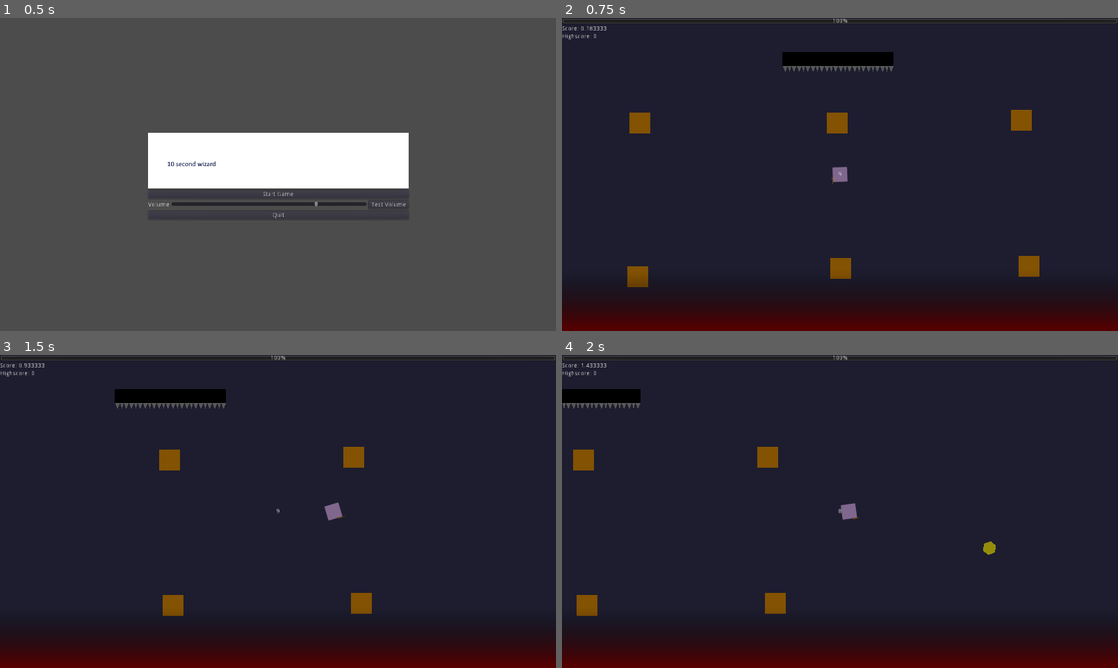
Above: before the commit, frames 1-4 (two rows, left to right).
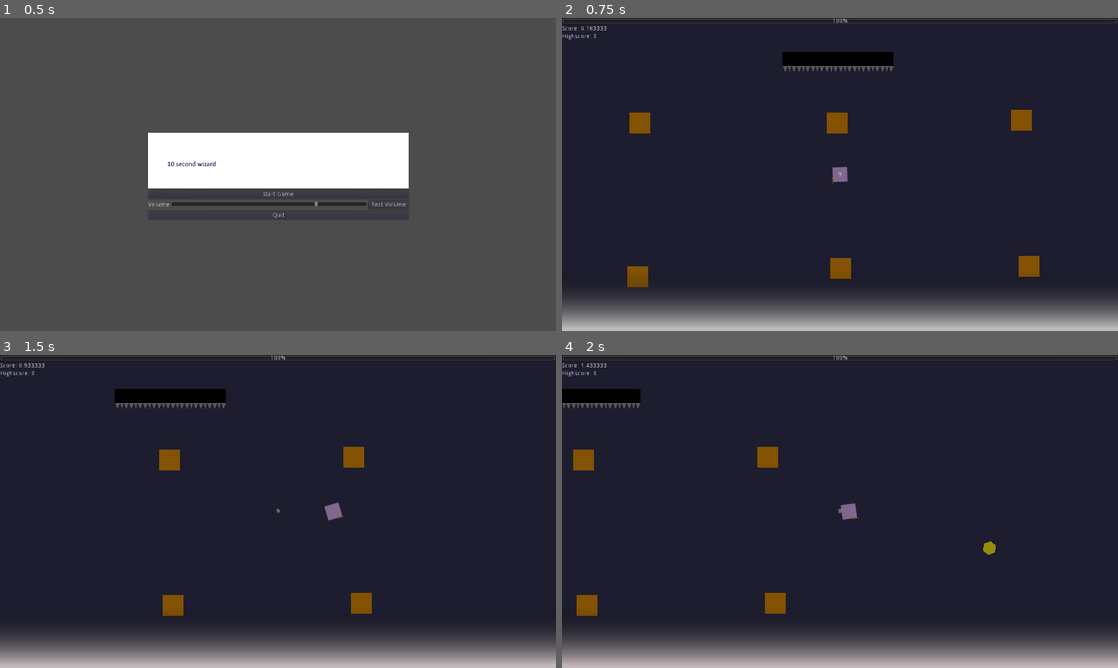
Above: after the commit, the same moments.

Repository: thx4nothing/LD51
Game: Godot game, scene res://core/Menu.tscn
The game is run twice, just before and just after one commit, with the same random seed, the same clock (stepped at 60 frames per second) and the same inputs.
Inputs (mouse positions are in pixels of both pictures, inside the frame that each line leads up to):
- Up to frame 1 (0.5 s): no input
- Up to frame 2 (0.75 s): click "Start Game" at 0.5 s
- Up to frame 3 (1.5 s): tap Enter at 1.25 s; move the mouse to (400, 495) at 1.27 s; hold D (move_right) from 1.28 s (still down); right-click (400, 495) at 1.35 s
- Up to frame 4 (2 s): keep holding D (move_right)

Frame 1 is identical in both runs. In frame 2, 12% of the frame differs, in the area x 0-100%, y 87-100%; in frame 3, 12%; in frame 4, 12%.

Commit message:
color changes working, skeleton cant shoot when shrunk

Diff:
--- a/characters/enemies/skeleton.gd
+++ b/characters/enemies/skeleton.gd
@@ -19,7 +19,7 @@
 	shoot_timer.stop()
 
 func _on_ShootTimer_timeout() -> void:
-	if not player: return
+	if not player or shrunk: return
 	var arrow := arrow_res.instance() as Arrow
 	var angle: float = player.global_position.angle_to_point(global_position)
 	arrow.rotation = angle
--- a/core/Game.tscn
+++ b/core/Game.tscn
@@ -128,6 +128,7 @@
 margin_bottom = 56.0
 text = "Restart"
 
+[connection signal="tween_step" from="CanvasLayer/GUI/SpellInfo/SpellInfoTween" to="." method="_on_SpellInfoTween_tween_step"]
 [connection signal="pressed" from="CanvasLayer/GUI/GameOverScreen/HBoxContainer/RestartButton" to="." method="_on_RestartButton_pressed"]
 
 [editable path="World"]
--- a/core/game.gd
+++ b/core/game.gd
@@ -2,6 +2,8 @@
 
 export (Resource) var high_score
 export (Resource) var player_score
+
+export (Color) var gradient_color: Color
 
 onready var player = get_tree().get_nodes_in_group("player")[0]
 
@@ -37,25 +39,22 @@
 			old_color = Color.crimson
 		"Levitate":
 			old_color = Color.gray
-			#$"%SpellInfo".texture = levitate_info_tex
 		"Shrink":
 			old_color = Color.darkblue
-			#$"%SpellInfo".texture = shrink_info_tex
 	match _next_spell.name:
 		"FireBall":
 			new_color = Color.crimson
-			#$"%SpellInfo".texture = fireball_info_tex
 		"Levitate":
 			new_color = Color.gray
-			#$"%SpellInfo".texture = levitate_info_tex
 		"Shrink":
 			new_color = Color.darkblue
-			#$"%SpellInfo".texture = shrink_info_tex
+	gradient.colors[0] = old_color
+	if not gradient_color:
+		gradient_color = old_color
+	tween.interpolate_property(self, "gradient_color", old_color, new_color.lightened(0.5), 10, Tween.TRANS_LINEAR, Tween.EASE_IN_OUT)
+	tween.start()
+	$"%SpellLabelTimer".start()
 
-	print(old_color)
-	print(new_color)
-	print(gradient.colors[0])
-	tween.interpolate_property(gradient, "colors", old_color, new_color, 10, Tween.TRANS_LINEAR, Tween.EASE_IN_OUT)
-	tween.start()
-	#gradient.colors[0] = new_color
-	$"%SpellLabelTimer".start()
+
+func _on_SpellInfoTween_tween_step(object: Object, key: NodePath, elapsed: float, value: Object) -> void:
+	gradient.colors[0] = gradient_color
